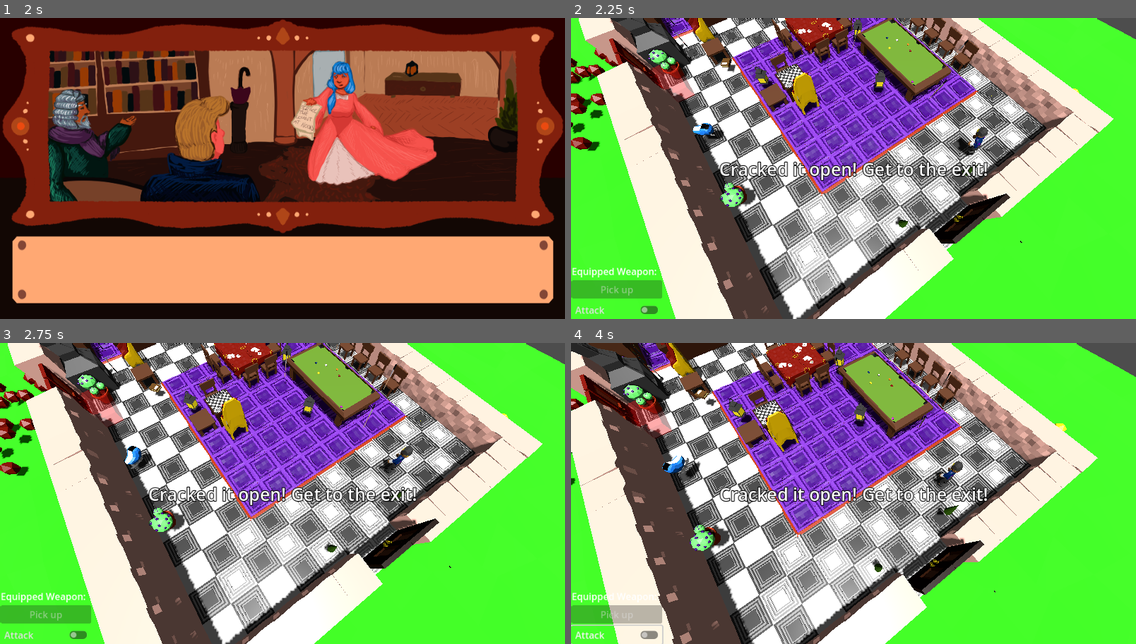
Above: before the commit, frames 1-4 (two rows, left to right).
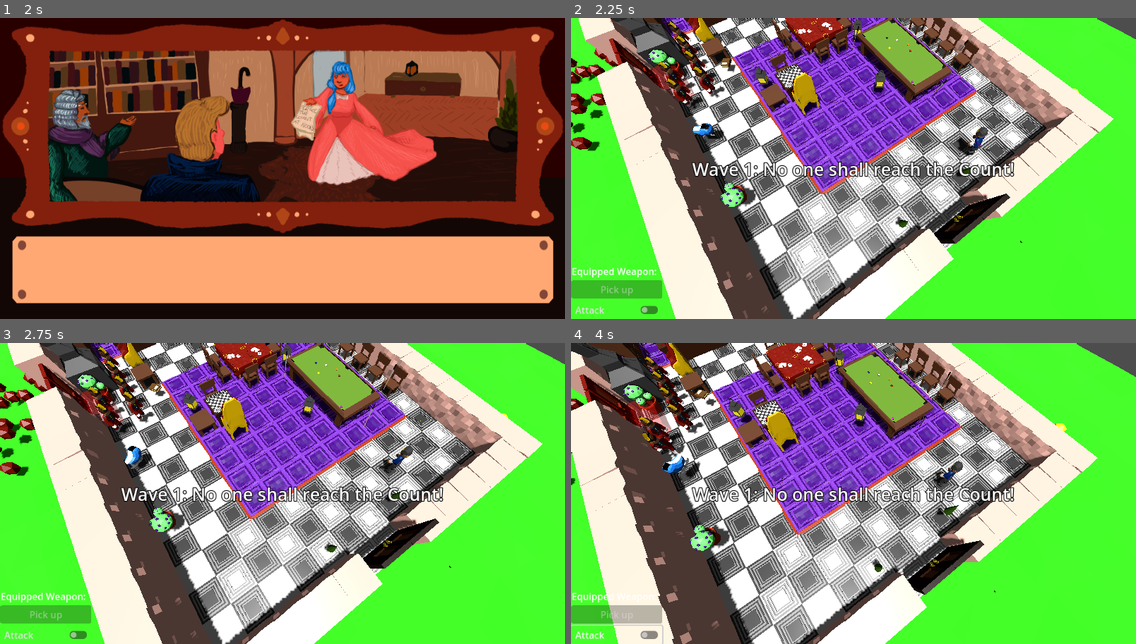
Above: after the commit, the same moments.

Repository: pinguinosod/gse_winterjam2024
Game: Godot game, scene res://main.tscn
Same seed, same stepped clock (60 frames per second), same inputs: the game is played once before the commit and once after it.
Inputs (mouse positions are in pixels of both pictures, inside the frame that each line leads up to):
- Up to frame 1 (2 s): click (288, 285) at 0.5 s; tap Enter (end_turn) at 1.25, 1.35 s; move the mouse to (406, 153) at 1.27 s; hold D (move_right) from 1.28 s (still down); click (406, 153) at 1.42 s
- Up to frame 2 (2.25 s): tap Space at 2 s; move the mouse to (740, 183) at 2.02 s; release D (move_right) at 2.03 s; hold S (move_down) from 2.03 s (still down); tap Enter (end_turn) at 2.1 s
- Up to frame 3 (2.75 s): keep holding S (move_down)
- Up to frame 4 (4 s): release S (move_down) at 2.75 s; click "Attack" at 2.75 s; move the mouse to (910, 427) at 3.52 s; hold D (move_right) from 3.53 s (still down); tap Enter (end_turn) at 3.6 s

Frame 1 is identical in both runs. In frame 2, 2.8% of the frame differs, in the area x 15-79%, y 1-55%; in frame 3, 2.8%; in frame 4, 3.0%, in the area x 11-79%, y 4-55%.
Error before the commit: Cannot call method 'show' on a null value. (res://scripts/game_manager.gd:71)

Commit message:
Fixed null pointer

Diff:
--- a/rooms.tscn
+++ b/rooms.tscn
@@ -9,13 +9,13 @@
 [sub_resource type="BoxShape3D" id="BoxShape3D_hmtjr"]
 size = Vector3(34.6621, 1, 20.757)
 
-[node name="Rooms" type="Node3D"]
+[node name="Rooms" type="Node3D" node_paths=PackedStringArray("countess")]
 transform = Transform3D(0.1, 0, 0, 0, 0.1, 0, 0, 0, 0.1, 0, -6.75782, 0)
 script = ExtResource("2_xim5h")
 offSet = Vector3(85, 0, 0)
+countess = NodePath("Room01/countessLockpickingDress2")
 
 [node name="Room01" parent="." instance=ExtResource("2_okacr")]
-visible = false
 
 [node name="countessLockpickingDress" parent="Room01" instance=ExtResource("3_omxne")]
 transform = Transform3D(1, 0, 0, 0, 1, 0, 0, 0, 1, 24.4238, 1.16972, 6.54379)
@@ -25,6 +25,7 @@
 transform = Transform3D(1, 0, 0, 0, 1, 0, 0, 0, 1, 24.9676, 1.16972, 6.96035)
 
 [node name="Room02" parent="." instance=ExtResource("2_okacr")]
+visible = false
 
 [node name="countessLockpickingDress" parent="Room02" instance=ExtResource("3_omxne")]
 transform = Transform3D(1, 0, 0, 0, 1, 0, 0, 0, 1, 24.4238, 1.16972, 6.54379)
